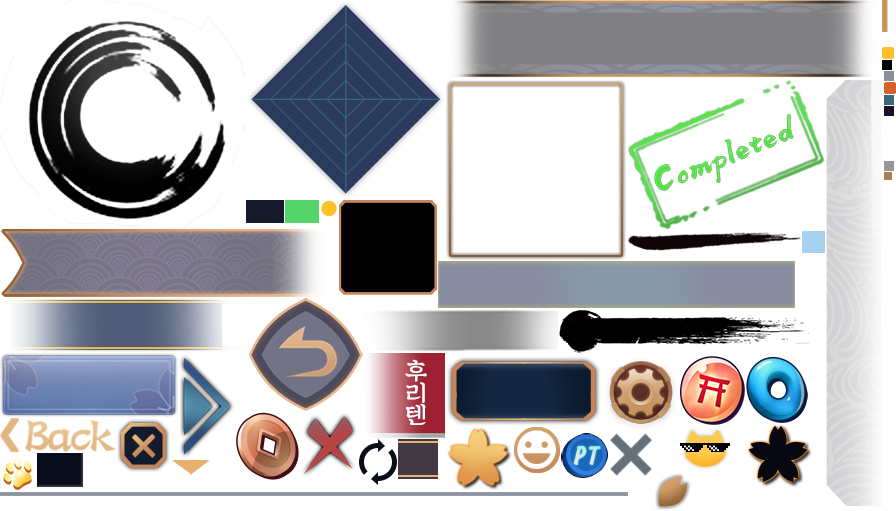
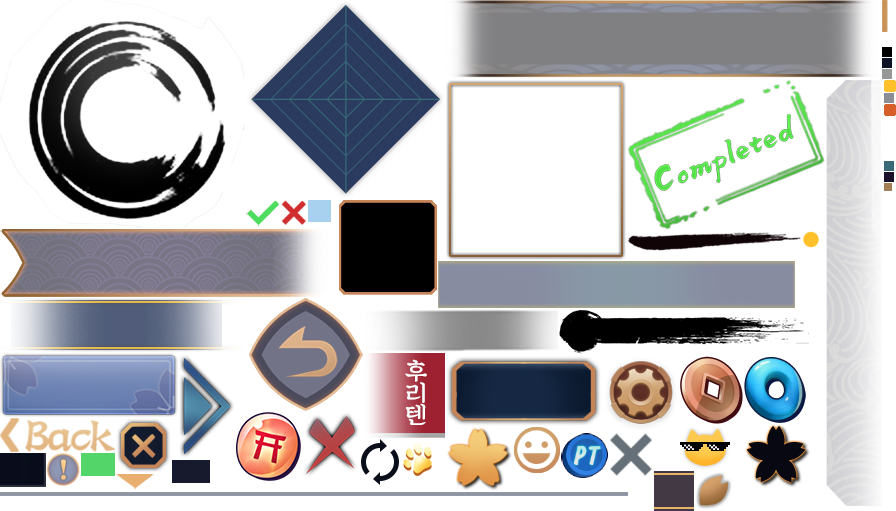
Two versions of the same layered image (896×511). Layer-by-layer changes:
renamed "Layer 1" to "myres3", painted on it over [0, 47, 896, 511]
